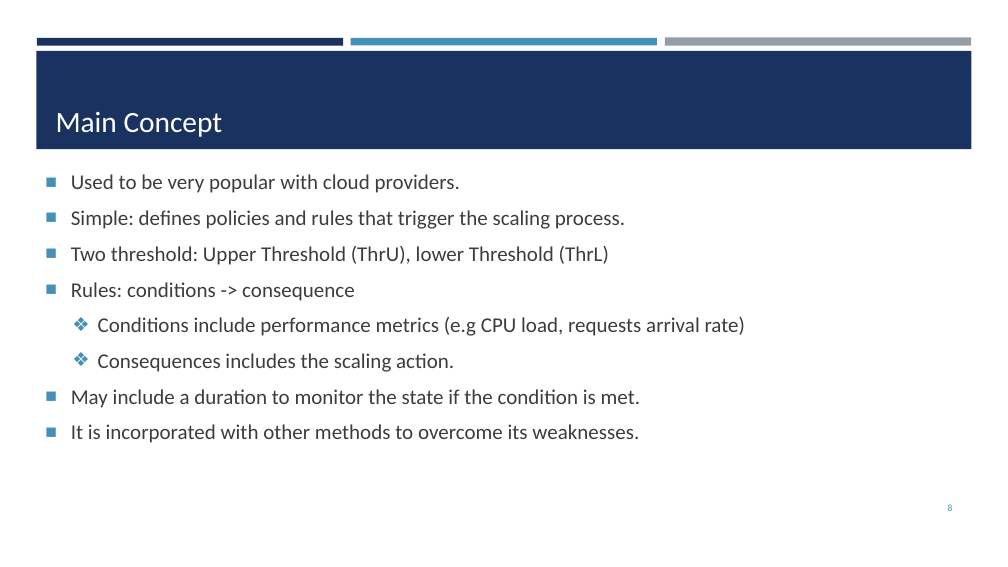
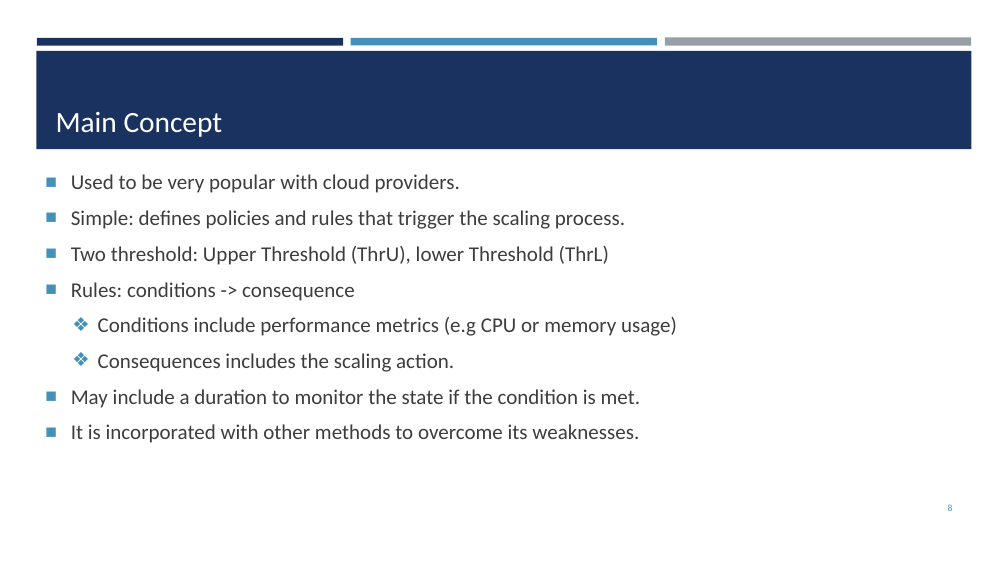
Before and after one commit to Rahma-ra1001782/Rahma-ra1001782-hw, a slide deck: slide 8 of Review/G3-Review Paper & Presentation - Final Version/G3 - Review Paper Presentation.pptx. Drawn at 1008x567 pixels with LibreOffice and Linux fonts; fonts in the diff are those of the drawing. Boxes give left, top, right and bottom in pixels: in the first picture for what was removed or moved away, otherwise in the second. Text is boxed around its words. In the diff, an @@ line names an element or a change of style, - is before the commit and + after.

```diff
--- a/Review/G3-Review Paper & Presentation - Final Version/G3 - Review Paper Presentation.pptx
+++ b/Review/G3-Review Paper & Presentation - Final Version/G3 - Review Paper Presentation.pptx
@@ text at (98,317,677,336): text changed @@
-  ❖ Conditions include performance metrics (e.g CPU load, requests arrival rate)
+  ❖ Conditions include performance metrics (e.g CPU or memory usage)
```
Also in this commit, not shown: 15 other slides changed, 1 slide added, 9 slides removed.
